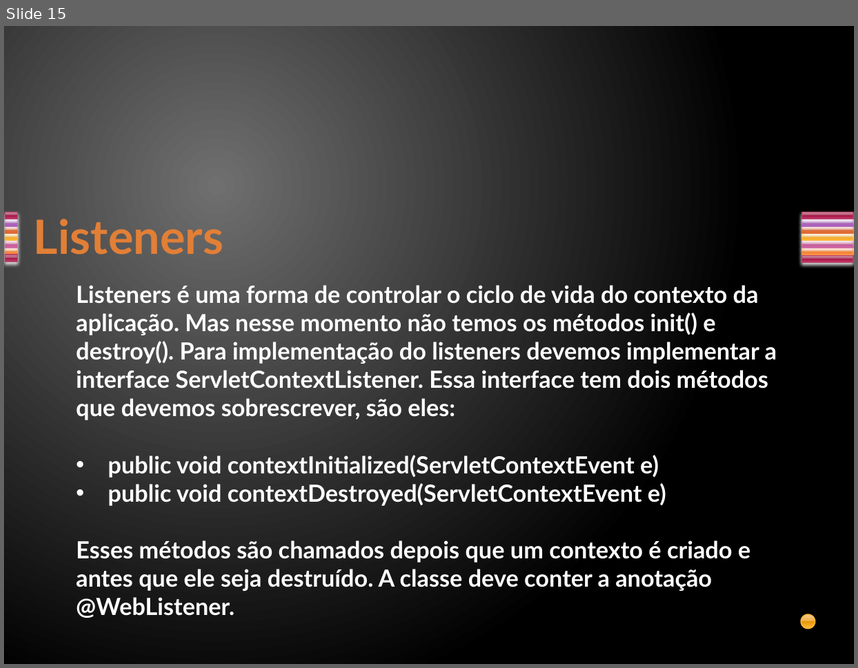
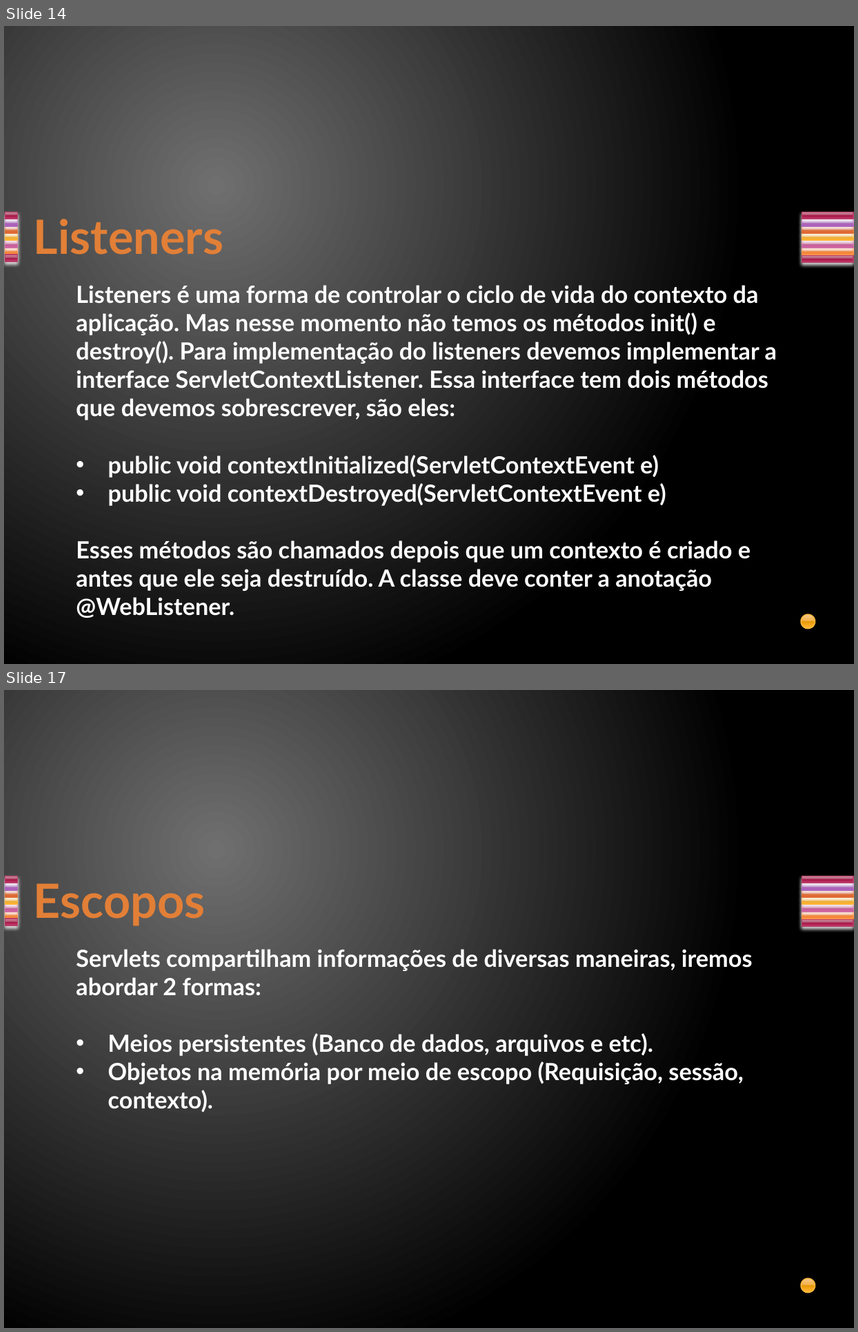
Before and after one commit to davirj9/javaAvancado, a slide deck: AulasAvancado/src/main/resources/br/com/Aula2/Servlets.pptx. Shown one above the other, each under a label of ours: slide 15 before the commit, slides 14 and 17 after it; the slides between them are not shown. The pictures are 858x668 and 858x1332 pixels, drawn with LibreOffice and Linux fonts; fonts in the diff are those of the drawing. Boxes give left, top, right and bottom in pixels: in the first picture for what was removed or moved away, otherwise in the second. Text is boxed around its words. In the diff, an @@ line names an element or a change of style, - is before the commit and + after.

```diff
--- a/AulasAvancado/src/main/resources/br/com/Aula2/Servlets.pptx
+++ b/AulasAvancado/src/main/resources/br/com/Aula2/Servlets.pptx
@@ slide 17 added at [4, 690, 854, 1328], background gradient #707070 to #000000; not listed: 15 template elements that a slide beside it also shows @@
@@ title added at [34, 883, 205, 926], 40 pt, text gradient #E38037 to #FA8D3D, bold @@
+Escopos
@@ text added at [76, 949, 753, 1112], 20 pt, text #FFFFFF, bold @@
+Servlets compartilham informações de diversas maneiras, iremos abordar 2 formas:
+• Meios persistentes (Banco de dados, arquivos e etc).
+• Objetos na memória por meio de escopo (Requisição, sessão, contexto).
@@ what was slide 15 is now slide 14 @@
```
Also in this commit, not shown: 1 slide changed, 3 other slides added, 1 slide removed, 32 other files.
